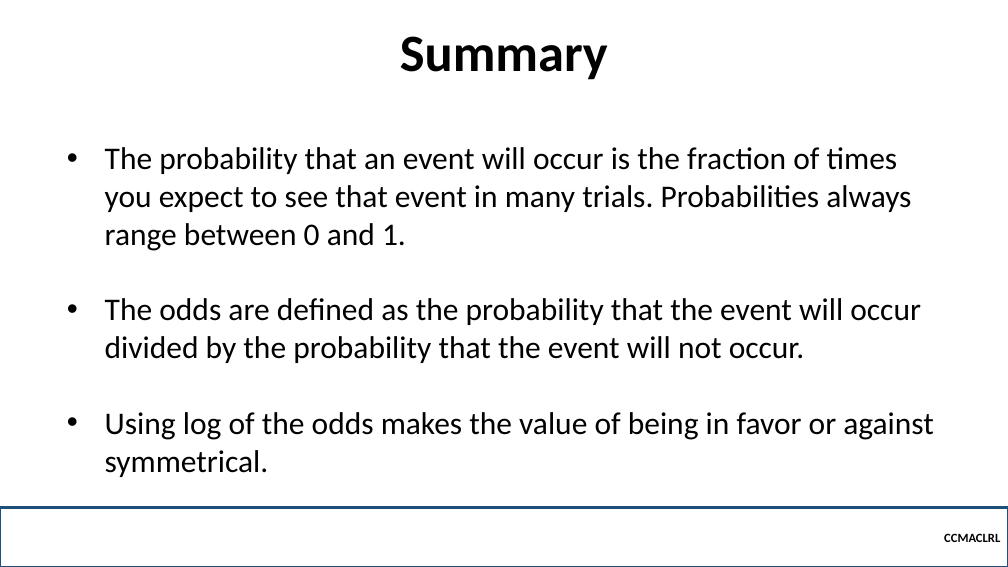
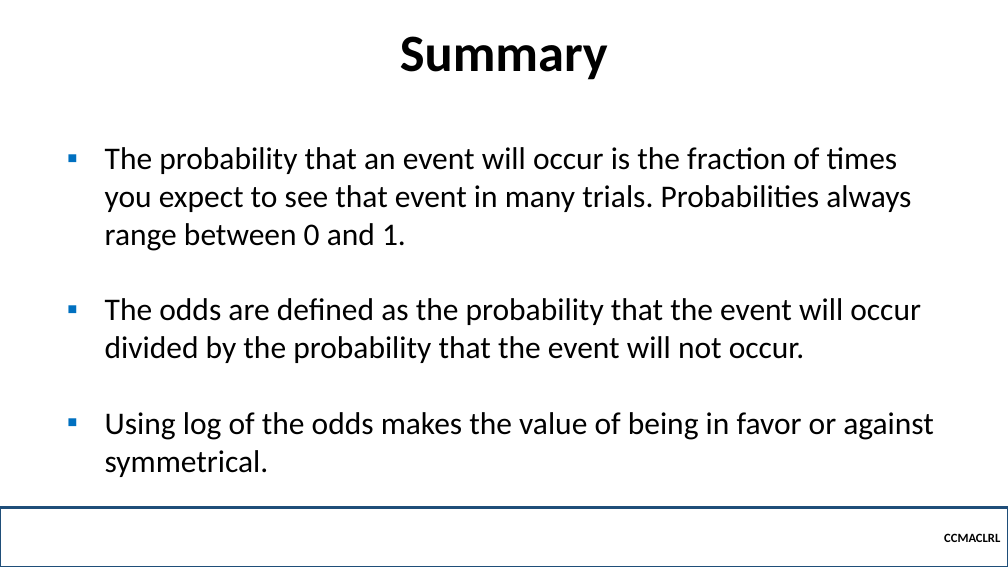
Before and after one commit to OG-CZ/CCMACLRL-EXERCISES-COM231, a slide deck: slide 56 of _LECTURES/5 - Logistic Regression/Odds and Probability.pptx. Drawn at 1008x567 pixels with LibreOffice and Linux fonts; fonts in the diff are those of the drawing; background and template pictures are left out. Boxes give left, top, right and bottom in pixels: in the first picture for what was removed or moved away, otherwise in the second. Text is boxed around its words. In the diff, an @@ line names an element or a change of style, - is before the commit and + after.

```diff
--- a/_LECTURES/5 - Logistic Regression/Odds and Probability.pptx
+++ b/_LECTURES/5 - Logistic Regression/Odds and Probability.pptx
@@ text "The probability that an event ..." at bbox=[105, 147, 934, 477]: bullet • to ▪ @@
```
Also in this commit, not shown: 31 other slides changed, 46 other files.
